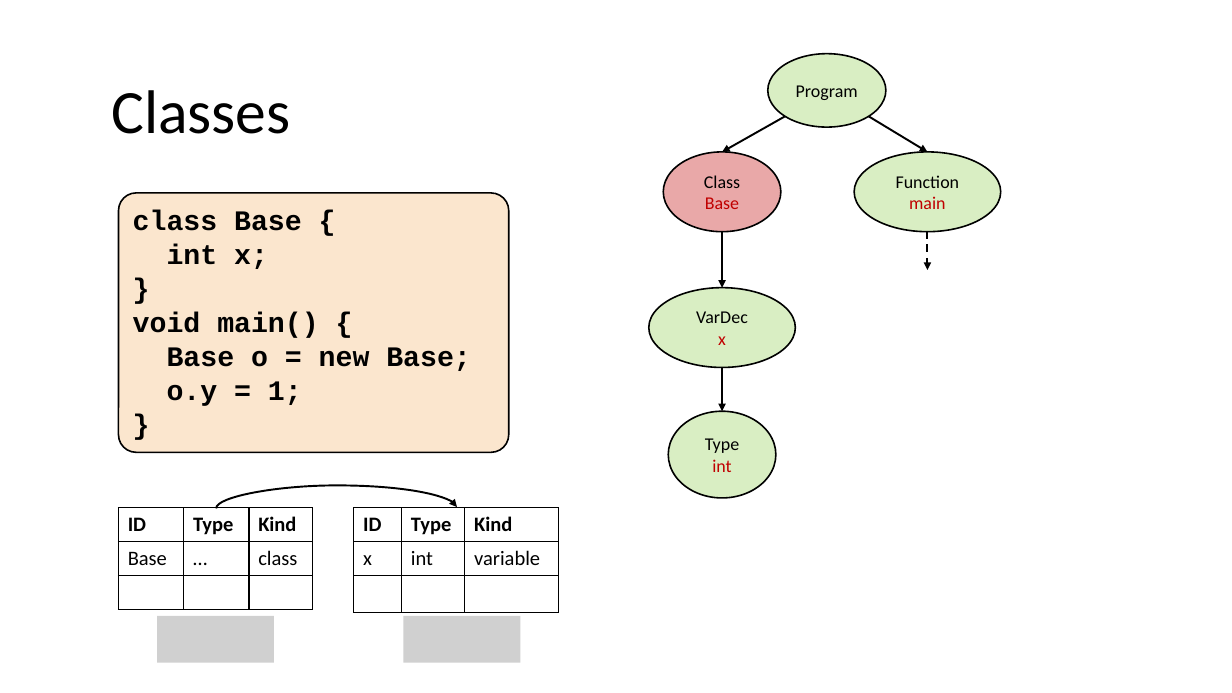
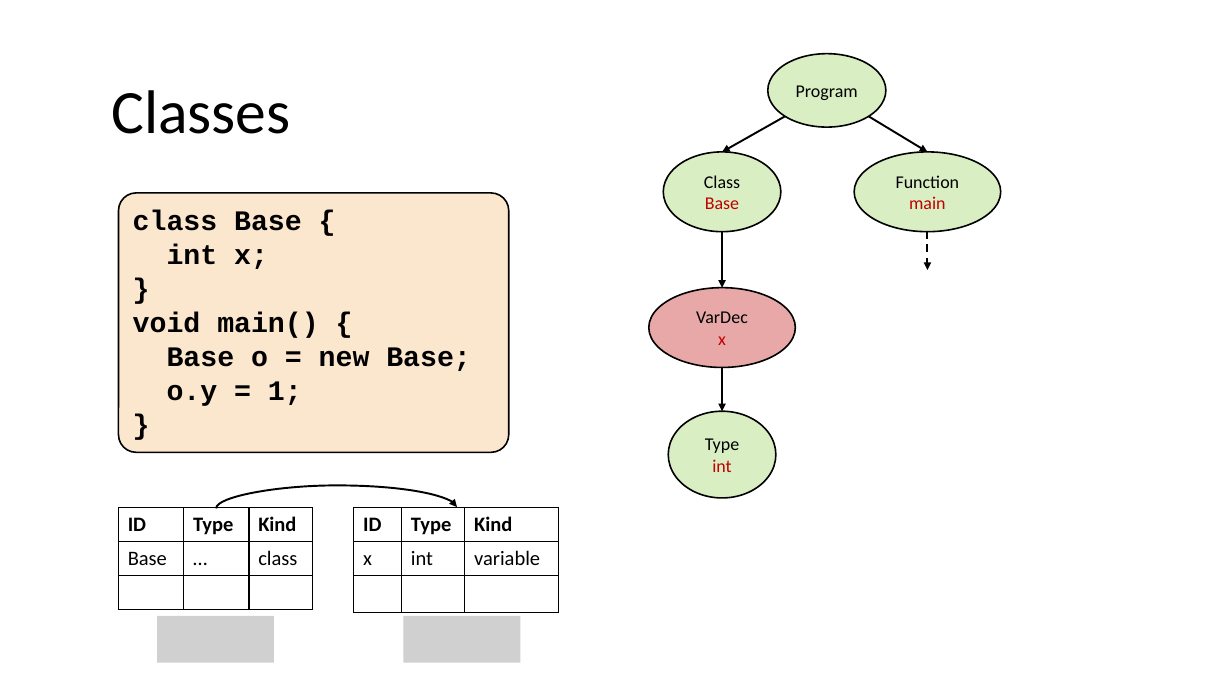
Before and after one commit to nivshani/compilation, a slide deck: slide 92 of slides/semantic.pptx (slide 91 before the commit). Drawn at 1232x693 pixels with LibreOffice and Linux fonts; fonts in the diff are those of the drawing; grey boxes stand for pictures. Boxes give left, top, right and bottom in pixels: in the first picture for what was removed or moved away, otherwise in the second. Text is boxed around its words. In the diff, an @@ line names an element or a change of style, - is before the commit and + after.

```diff
--- a/slides/semantic.pptx
+++ b/slides/semantic.pptx
@@ ellipse "Class" at [664,152,781,231]: fill #C00000 at 34% opacity to #92D050 at 34% opacity @@
@@ ellipse "VarDec" at [649,287,796,367]: fill #92D050 at 34% opacity to #C00000 at 34% opacity @@
```
Also in this commit, not shown: 10 other slides changed, 1 slide added, 1 other file.
